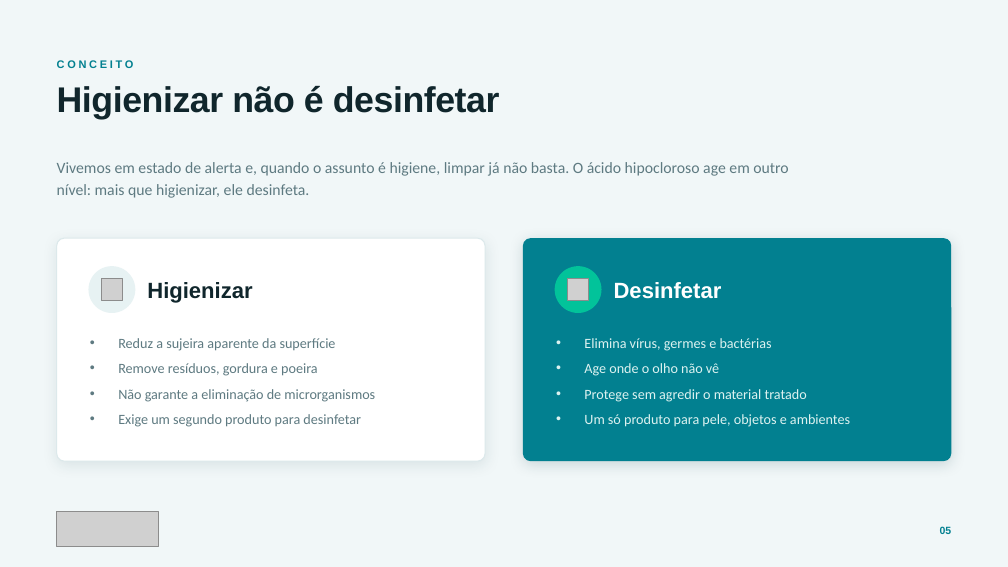
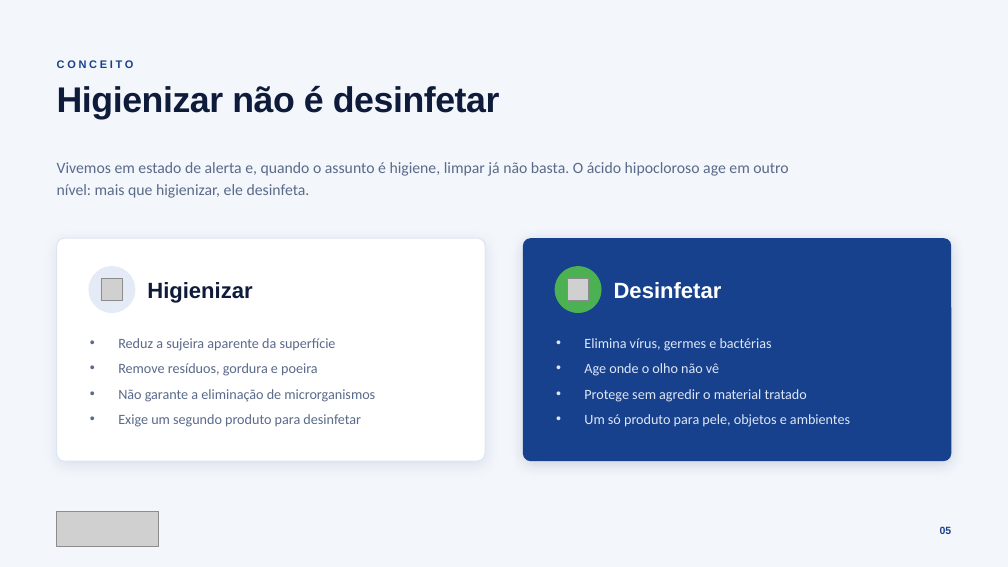
Before and after one commit to eglisbandeira40/Victor, a slide deck: slide 5 of apresentacao/Acido-Hipocloroso-Apresentacao.pptx. Drawn at 1008x567 pixels with LibreOffice and Linux fonts; fonts in the diff are those of the drawing; grey boxes stand for pictures. Boxes give left, top, right and bottom in pixels: in the first picture for what was removed or moved away, otherwise in the second. Text is boxed around its words. In the diff, an @@ line names an element or a change of style, - is before the commit and + after.

```diff
--- a/apresentacao/Acido-Hipocloroso-Apresentacao.pptx
+++ b/apresentacao/Acido-Hipocloroso-Apresentacao.pptx
@@ background #F1F7F8 to #F3F6FB @@
@@ text "CONCEITO" at [57,60,134,68]: text colour #028090 to #17418C @@
@@ text "Higienizar não é desinfetar" at [57,86,500,120]: text colour #10262C to #0E1B3A @@
@@ text "Vivemos em estado de alerta ..." at [57,162,788,198]: text colour #5E7A81 to #5A6A8A @@
@@ rounded rectangle at [57,238,485,461]: outline #DCE9EB 1 pt to #DDE4F3 1 pt; shadow changed @@
@@ rounded rectangle at [523,238,952,461]: fill #028090 to #17418C; shadow changed @@
@@ ellipse at [555,266,602,313]: fill #02C39A to #4CB152 @@
@@ text "Reduz a sujeira aparente da ..." at [118,338,375,427]: text colour #5E7A81 to #5A6A8A @@
@@ text "Elimina vírus, germes e bactérias" at [584,338,850,427]: text colour #DCF2F0 to #DCE6F8 @@
@@ text "05" at [940,526,952,534]: text colour #028090 to #17418C @@
```
Also in this commit, not shown: 10 other slides changed, 3 other files.
